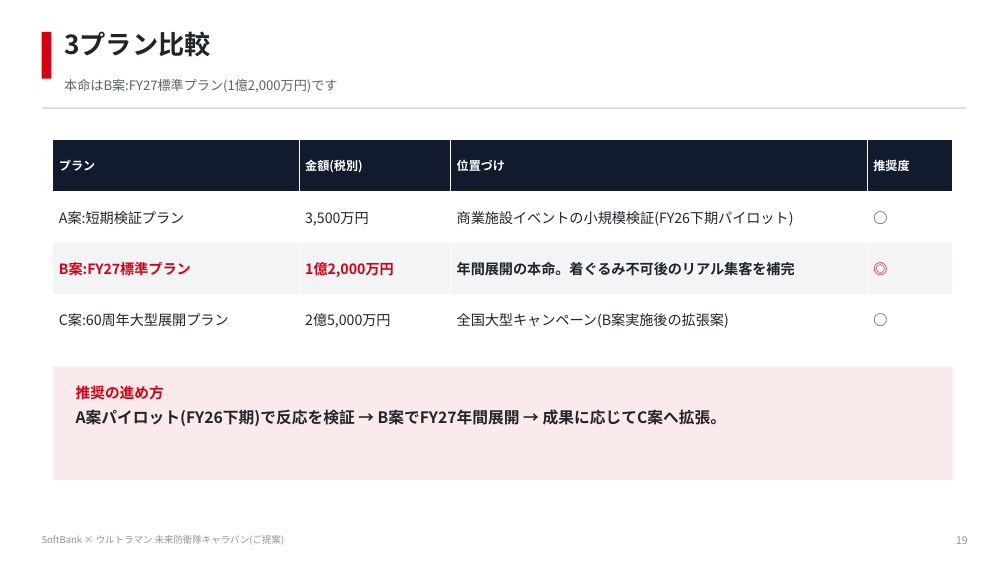
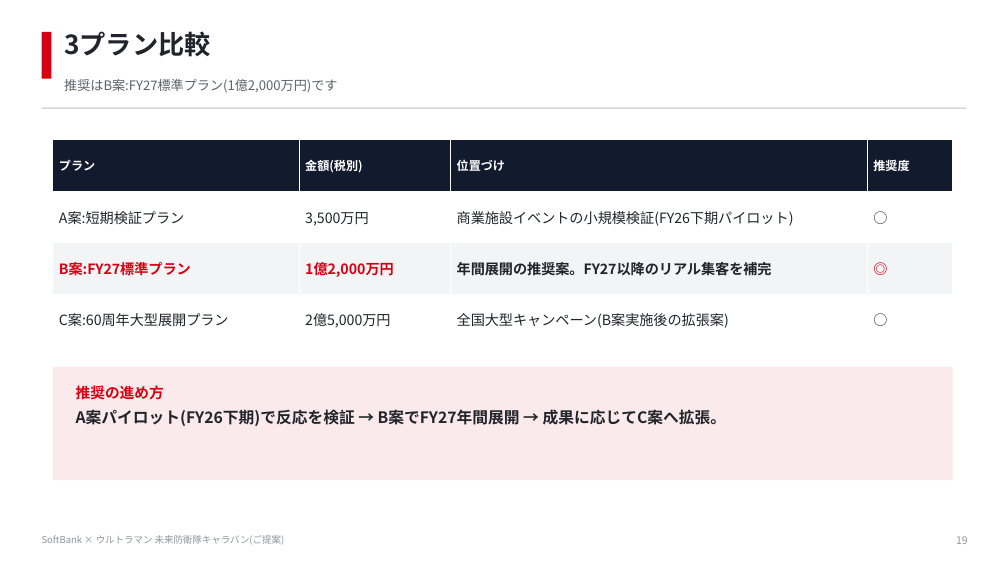
Before and after one commit to hayatoshintani-spe/kessho-lens, a slide deck: slide 19 of docs/proposals/softbank-ultraman-caravan/SoftBank_Ultraman_未来防衛隊キャラバン_提案資料.pptx. Drawn at 1008x567 pixels with LibreOffice and Linux fonts; fonts in the diff are those of the drawing. Boxes give left, top, right and bottom in pixels: in the first picture for what was removed or moved away, otherwise in the second. Text is boxed around its words. In the diff, an @@ line names an element or a change of style, - is before the commit and + after.

```diff
--- a/docs/proposals/softbank-ultraman-caravan/SoftBank_Ultraman_未来防衛隊キャラバン_提案資料.pptx
+++ b/docs/proposals/softbank-ultraman-caravan/SoftBank_Ultraman_未来防衛隊キャラバン_提案資料.pptx
@@ text at (64,79,337,93): text changed @@
-本命はB案:FY27標準プラン(1億2,000万円)です
+推奨はB案:FY27標準プラン(1億2,000万円)です
@@ table at (53,140,953,346) @@
-row 3, column 3: 年間展開の本命。着ぐるみ不可後のリアル集客を補完
+row 3, column 3: 年間展開の推奨案。FY27以降のリアル集客を補完
```
Also in this commit, not shown: 12 other slides changed, 1 other file.
